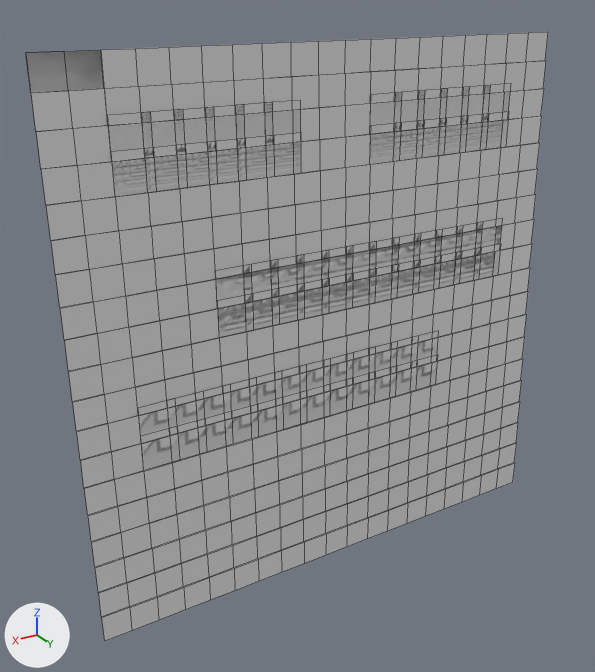
Two versions of the OBJ model Assets/Tiled2Unity/Meshes/Library-Piano_Dirty.obj, one commit apart.
Both versions are drawn from a camera (50 mm lens) standing at (5.6, 23.0, 1.7) and looking at (-8.4, -0.3, -10.0). Arrows for +X, +Y and +Z are at lower left; the lights stay in place. Mesh edges are drawn as thin lines. Where no turn or scale is listed for an object, it has been applied to the vertices. Vertices at the same position are counted once.

Objects in the first picture: 'Library-Piano_Dirty'.
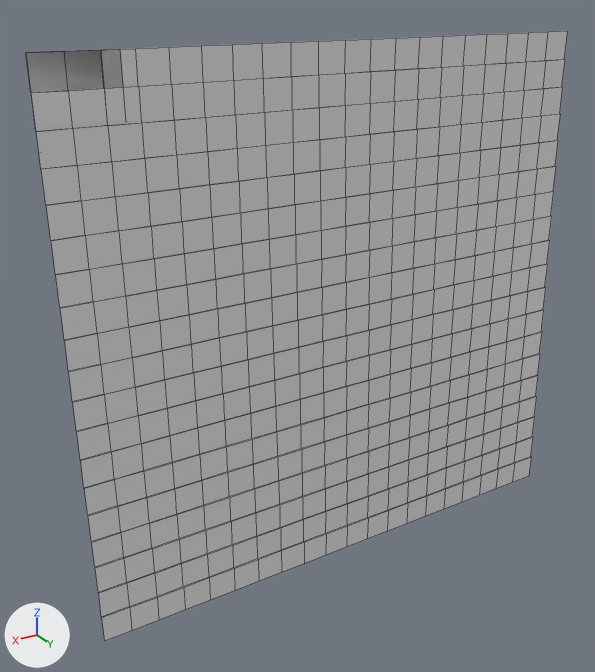
Scene script edits in JSON lines:
```json
{"block": "me_library_piano_dirty", "where": "# used by ob_library_piano_dirty; location = (0.0, 0.0, 0.0)"}
{"op": "remove", "block": "me_library_piano_dirty", "code": "me_library_piano_dirty.from_pydata(...)  # 978 vertices, 434 faces; spans x -19.0..0.0, y 0.0..0.9, z -19.0..0.0"}
{"op": "add", "block": "me_library_piano_dirty", "code": "me_library_piano_dirty.from_pydata(...)  # 803 vertices, 382 faces; spans x -20.0..0.0, y 0.0..0.9, z -19.0..0.0"}
{"block": "me_library_piano_dirty", "change": "me_library_piano_dirty part 1"}
{"block": "me_library_piano_dirty", "change": "36 vertices are removed from x -8.3..-2.0, y 0.1, z -4.0..-1.7"}
{"block": "me_library_piano_dirty", "change": "12 faces are deleted"}
{"block": "me_library_piano_dirty", "change": "3 vertices are added at (0.0, 0.0, -2.6), (-2.6, 0.0, -2.6), (-2.6, 0.0, 0.0)"}
{"block": "me_library_piano_dirty", "change": "1 new face joins them"}
{"block": "me_library_piano_dirty", "change": "me_library_piano_dirty part 2"}
{"block": "me_library_piano_dirty", "change": "180 vertices are removed from x -17.3..-2.0, y 0.1..0.6, z -13.0..-1.7"}
{"block": "me_library_piano_dirty", "change": "60 faces are deleted"}
{"block": "me_library_piano_dirty", "change": "38 new vertices lie (-1.0, 0.0, 0.0) away from vertices in x -19.0, y 0.0..0.9, z -19.0..0.0"}
{"block": "me_library_piano_dirty", "change": "19 new faces join them"}
```

What differs and where, as boxes (x1, y1, x2, y2) in the pictures (595 x 672 px):
```json
{"object": "Library-Piano_Dirty", "change": "reshaped", "before": [26, 32, 548, 641], "after": [26, 31, 567, 641]}
{"part": 1, "of": "me_library_piano_dirty", "change": "cut back", "before": [108, 100, 301, 196], "after": [26, 49, 123, 152]}
{"part": 2, "of": "me_library_piano_dirty", "change": "cut back", "before": [138, 83, 511, 469], "after": [513, 31, 567, 482]}
```
